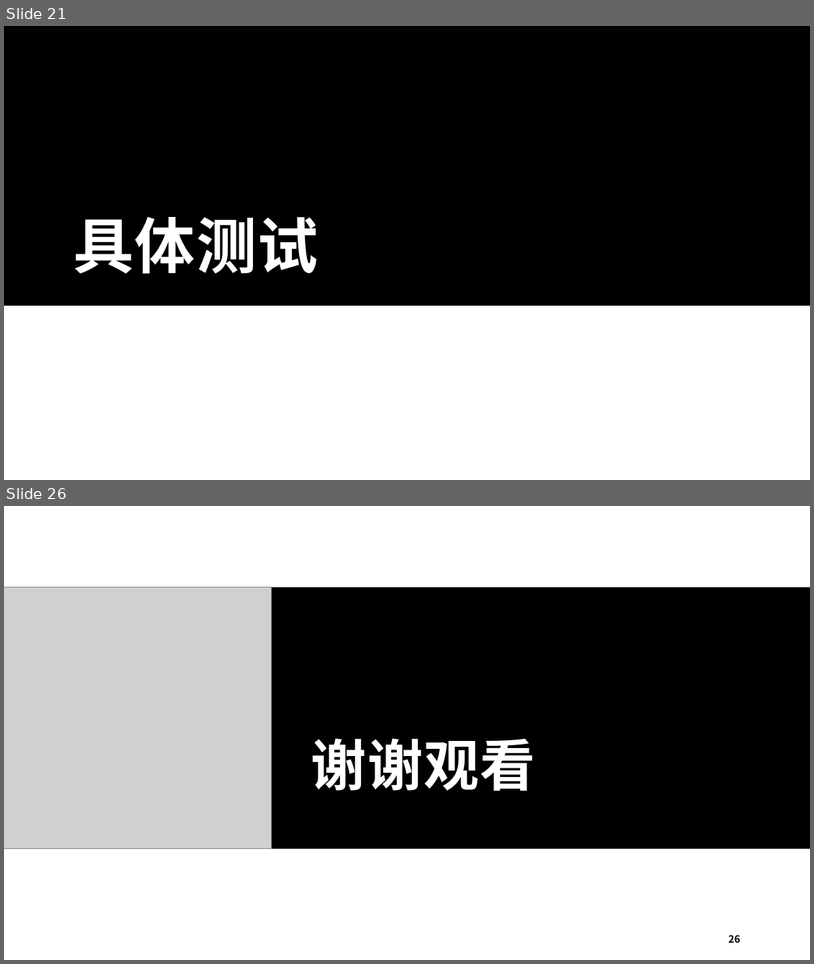
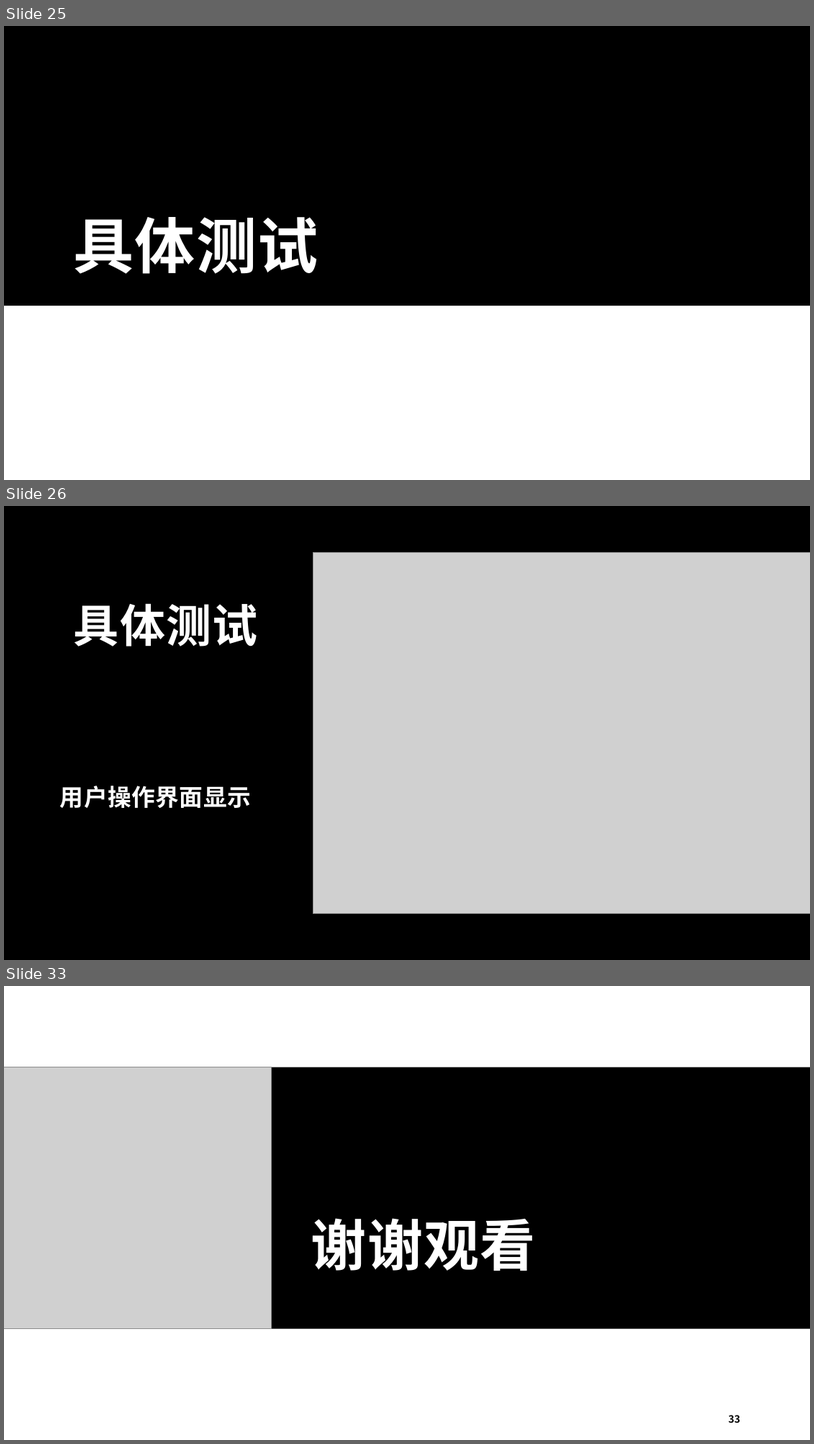
Before and after one commit to thenobody996/C-Project, a slide deck: 项目文档/PBLF项目.pptx. Shown one above the other, each under a label of ours: slides 21 and 26 before the commit, slides 25, 26 and 33 after it; the slides between them are not shown. The pictures are 814x964 and 814x1444 pixels, drawn with LibreOffice and Linux fonts; fonts in the diff are those of the drawing; grey boxes stand for pictures. Boxes give left, top, right and bottom in pixels: in the first picture for what was removed or moved away, otherwise in the second. Text is boxed around its words. In the diff, an @@ line names an element or a change of style, - is before the commit and + after.

```diff
--- a/项目文档/PBLF项目.pptx
+++ b/项目文档/PBLF项目.pptx
@@ slide 26 added at [4,506,810,960], background #000000 @@
@@ picture added at [313,553,810,914] @@
@@ title added at [74,603,258,646], 54 pt, text #FFFFFF, bold @@
+具体测试
@@ text added at [60,785,251,808], 28 pt, text #FFFFFF, bold @@
+用户操作界面显示
@@ what was slide 21 is now slide 25 @@
@@ what was slide 26 is now slide 33 @@
@@ page number at [729,1414,741,1423]: text changed @@
-26
+33
```
Also in this commit, not shown: 1 slide changed, 10 other slides added, 4 slides removed.
